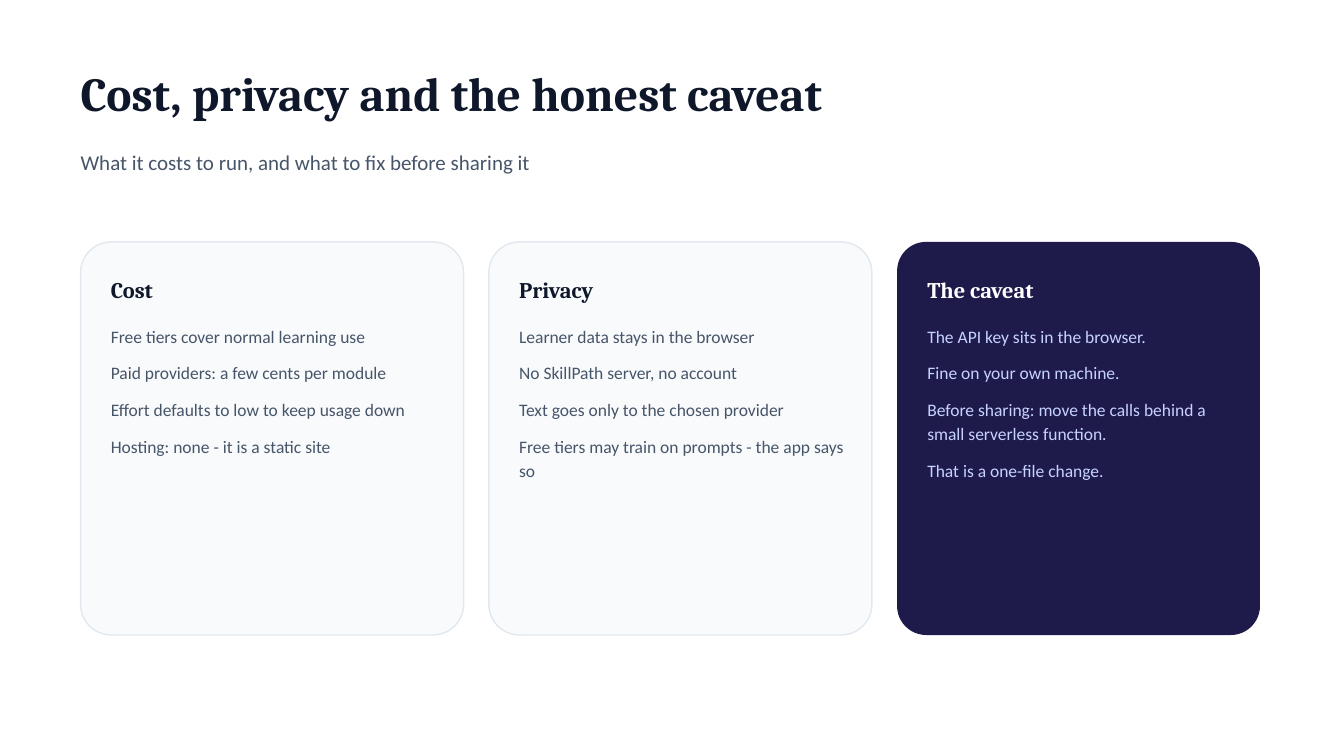
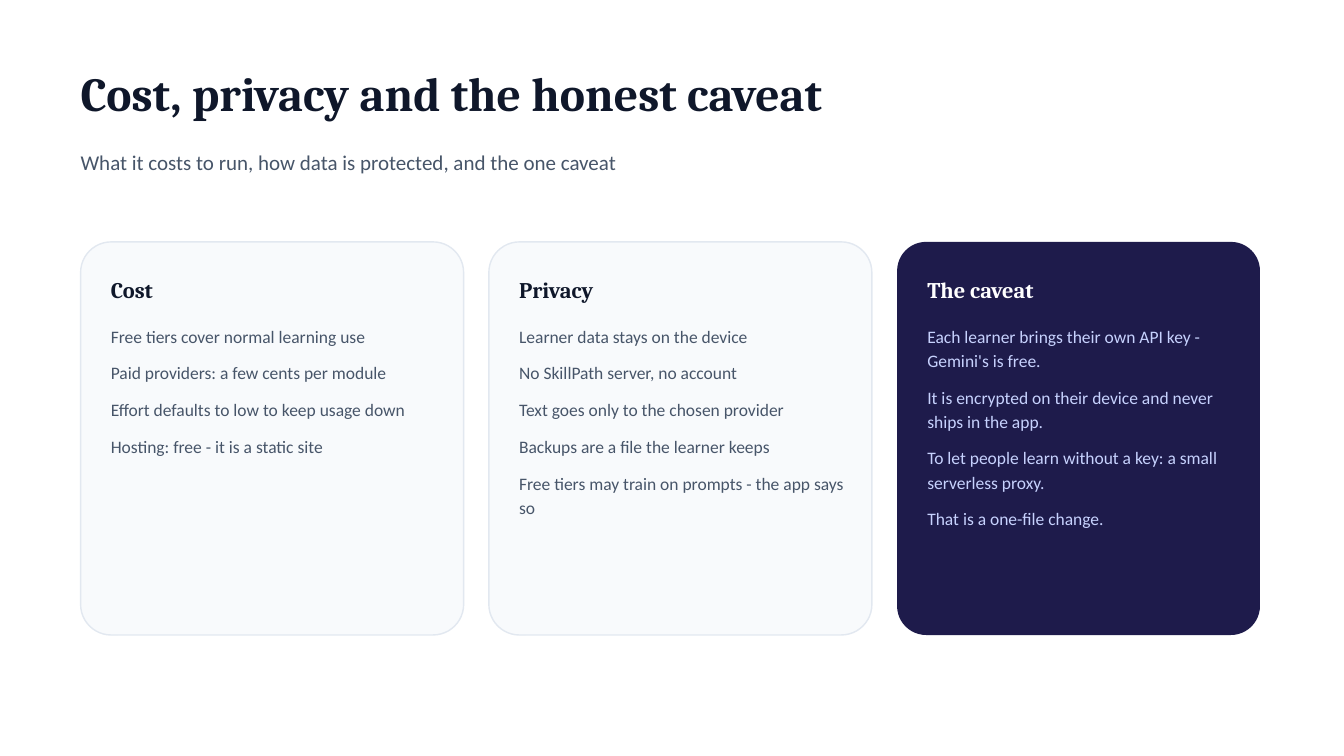
Before and after one commit to sohelPathanHarbinger/skill_path, a slide deck: slide 15 of docs/SkillPath-Presentation.pptx (slide 14 before the commit). Drawn at 1344x756 pixels with LibreOffice and Linux fonts; fonts in the diff are those of the drawing. Boxes give left, top, right and bottom in pixels: in the first picture for what was removed or moved away, otherwise in the second. Text is boxed around its words. In the diff, an @@ line names an element or a change of style, - is before the commit and + after.

Commit message:
feat: add backup and restore functionality for learning tracks
- Implemented BackupPanel component for downloading and restoring tracks.
- Added backup and restore logic in the backup module.
- Enhanced Home component to refresh track list upon restoration.
- Created InfoPages for About, How to Use, and Disclaimer sections.
- Updated SettingsDialog to handle API key storage securely.
- Introduced Dialog component for better UI handling.
- Refactored storage management to support encrypted API keys.
- Updated track store to manage track state and subscriptions.
- Improved app information handling with appInfo module.
- Enhanced error handling for AI responses.
- Updated TypeScript configuration to support JSON modules.

```diff
--- a/docs/SkillPath-Presentation.pptx
+++ b/docs/SkillPath-Presentation.pptx
@@ text at [81,155,616,174]: text changed @@
-What it costs to run, and what to fix before sharing it
+What it costs to run, how data is protected, and the one caveat
@@ text at [519,331,748,346]: text changed @@
-Learner data stays in the browser
+Learner data stays on the device
@@ text at [927,331,1217,492]: text changed @@
-The API key sits in the browser.
-Fine on your own machine.
-Before sharing: move the calls behind a small serverless function.
+Each learner brings their own API key - Gemini's is free.
+It is encrypted on their device and never ships in the app.
+To let people learn without a key: a small serverless proxy.
@@ text at [111,441,323,456]: text changed @@
-Hosting: none - it is a static site
+Hosting: free - it is a static site
@@ text at [519,441,770,456]: paragraph added @@
+Backups are a file the learner keeps
```
Also in this commit, not shown: 7 other slides changed, 1 slide added, 26 other files.
